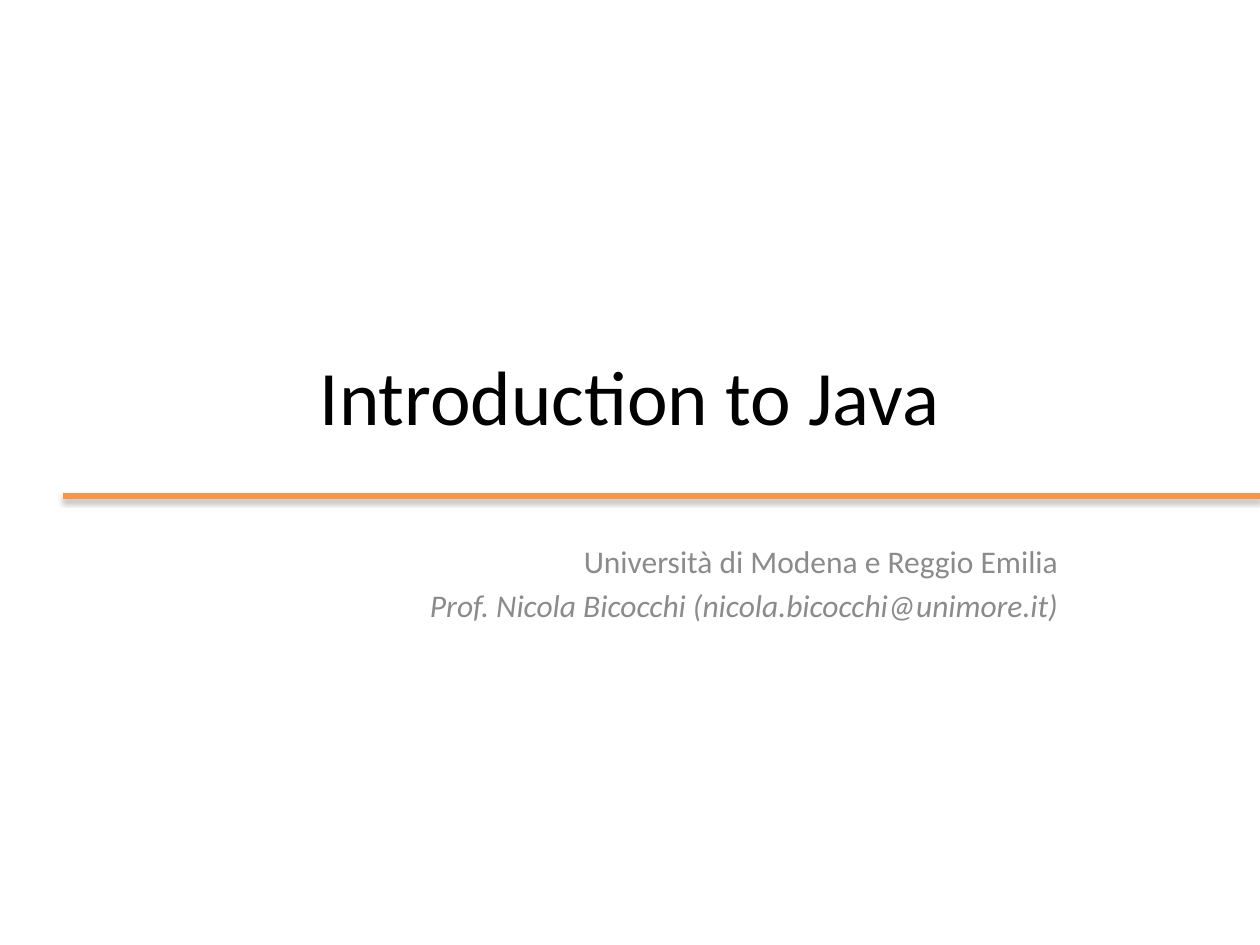
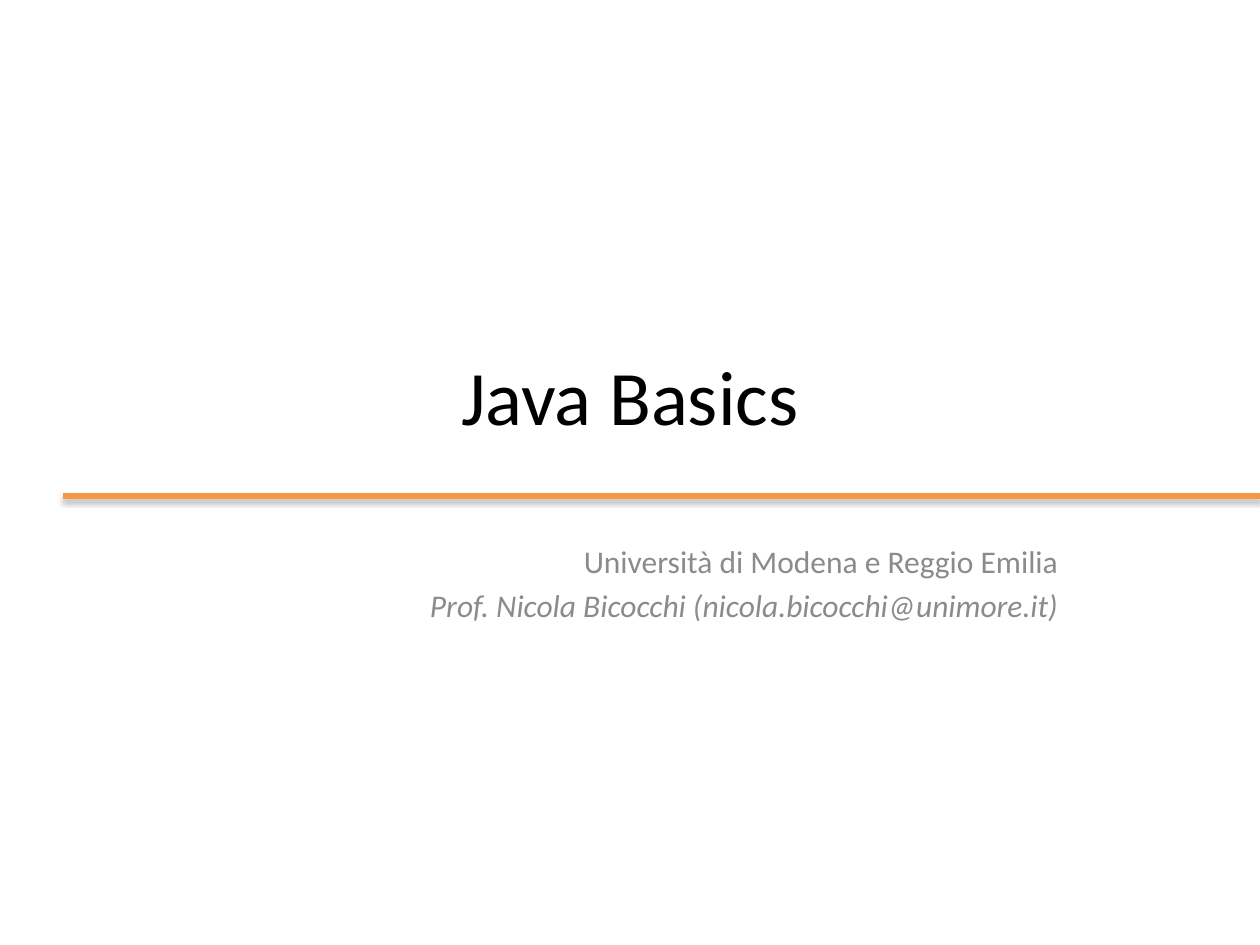
Before and after one commit to plctechnician/ooprogramming, a slide deck: slide 1 of java/slides/ppt/02 - Java Basics.pptx. Drawn at 1260x945 pixels with LibreOffice and Linux fonts; fonts in the diff are those of the drawing; background and template pictures are left out. Boxes give left, top, right and bottom in pixels: in the first picture for what was removed or moved away, otherwise in the second. Text is boxed around its words. In the diff, an @@ line names an element or a change of style, - is before the commit and + after.

```diff
--- a/java/slides/ppt/02 - Java Basics.pptx
+++ b/java/slides/ppt/02 - Java Basics.pptx
@@ title at (x1=461, y1=372, x2=798, y2=426): text changed @@
-Introduction to Java
+Java Basics
```
Also in this commit, not shown: 13 other slides changed, 1 slide added, 2 slides removed, 1 other file.
